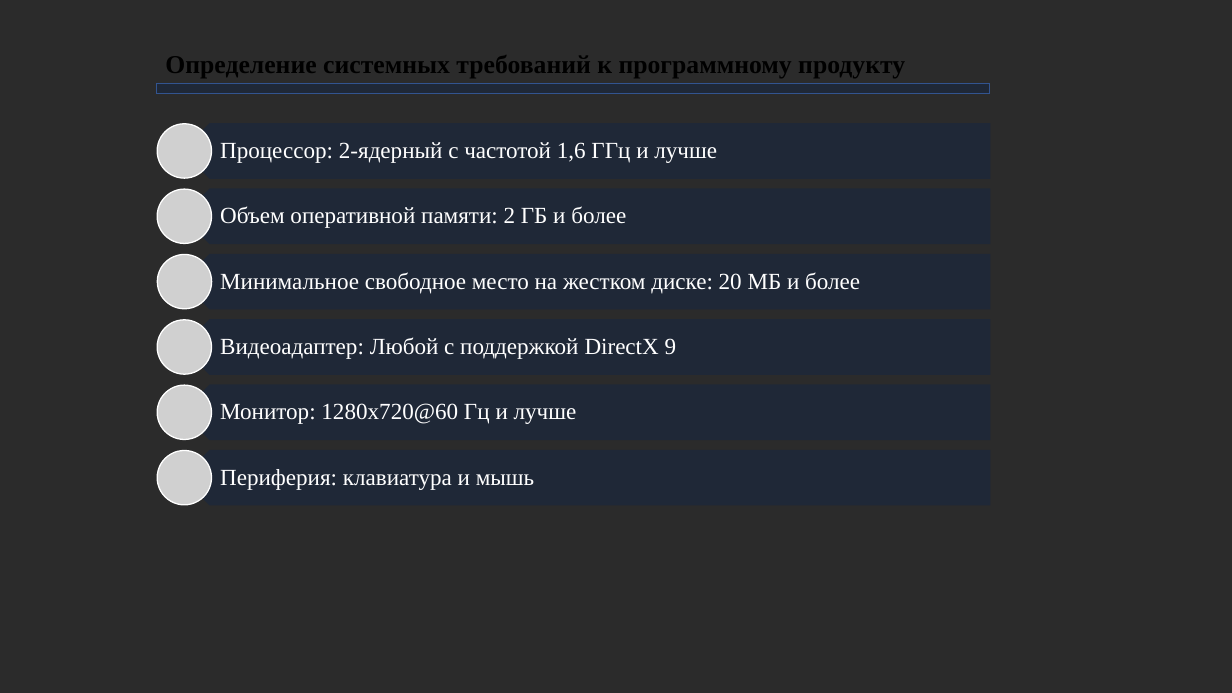
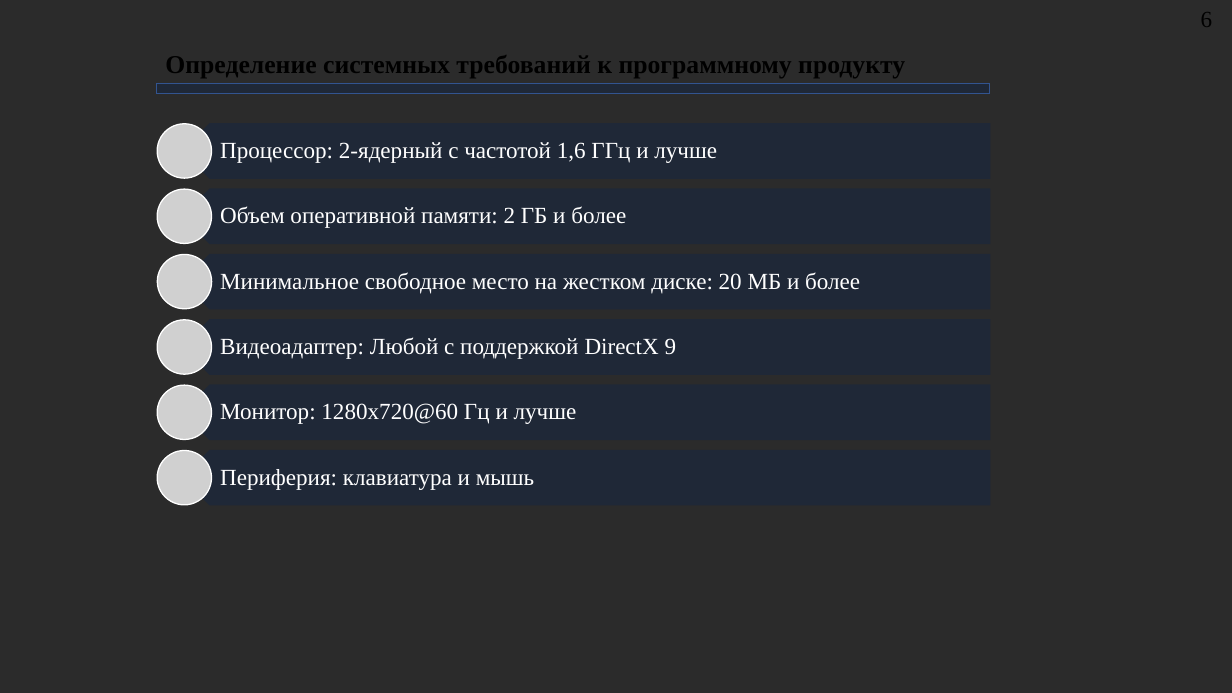
Before and after one commit to AlexeyBQS/Examwork, a slide deck: slide 7 of Presentation/Презентация.pptx (slide 6 before the commit). Drawn at 1232x693 pixels with LibreOffice and Linux fonts; fonts in the diff are those of the drawing; grey boxes stand for pictures; background and template pictures are left out; a plain dark background stands for a picture behind light text. Boxes give left, top, right and bottom in pixels: in the first picture for what was removed or moved away, otherwise in the second. Text is boxed around its words. In the diff, an @@ line names an element or a change of style, - is before the commit and + after.

```diff
--- a/Presentation/Презентация.pptx
+++ b/Presentation/Презентация.pptx
@@ text added at <box>1201,12,1213,27</box>, 18 pt, text #000000 @@
+6
```
Also in this commit, not shown: 8 other slides changed, 1 slide added, 1 other file.
